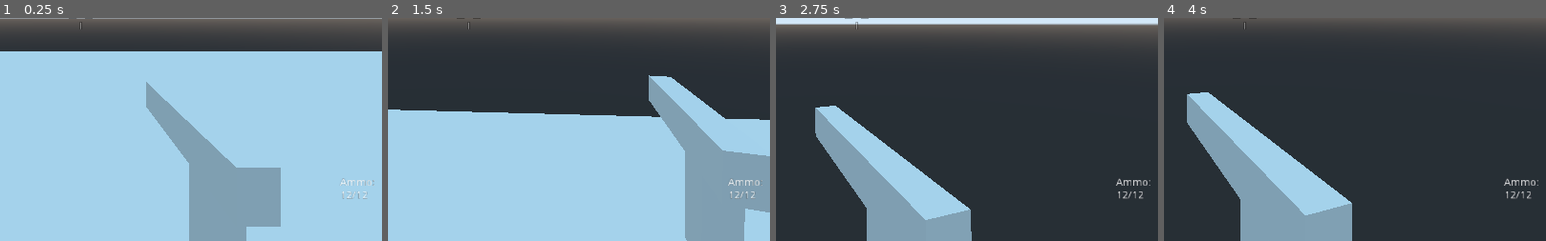
Above: before the commit, frames 1-4 (left to right).
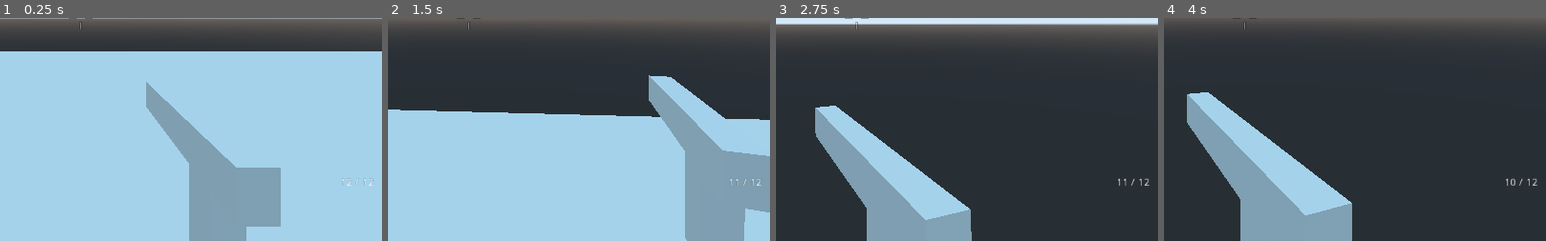
Above: after the commit, the same moments.

Repository: jsalisi/Unstable
Game: Godot game, scene res://levels/test.tscn
The game is run twice, just before and just after one commit, with the same random seed, the same clock (stepped at 60 frames per second) and the same inputs. This scene is started directly instead of the project's main scene.
Inputs (mouse positions are % of the whole screen's width and height, from its top left):
- Up to frame 1 (0.25 s): no input
- Up to frame 2 (1.5 s): move the mouse to (55, 50) at 0.52 s; hold Z 0.53-1.28 s; hold W from 0.53 s (still down); click (55, 50) at 0.67 s; tap Space at 0.77 s; move the mouse to (45, 50) at 1.27 s; tap Q at 1.35 s
- Up to frame 3 (2.75 s): keep holding W; tap Space at 1.52 s; move the mouse to (52, 48) at 2.02 s; hold Shift from 2.03 s (still down)
- Up to frame 4 (4 s): keep holding W; move the mouse to (49, 52) at 2.77 s; release Shift at 2.78 s; tap Ctrl at 2.85 s; click (49, 52) at 2.92 s; tap Space at 3.02, 3.77 s; move the mouse to (57, 51) at 3.52 s; hold F from 3.53 s (still down)
The pictures show only the part of the screen within x 39-89%, y 50-100%; the shares and areas given below are measured in that part.

The runs differ from the first frame. In frame 1, 0.2% of the frame differs, in the area x 89-98%, y 71-82%; in frame 2, 0.2%; in frame 3, 0.3%; in frame 4, 0.3%.
Error before the commit: Attempt to call function 'set_text' in base 'null instance' on a null instance. (res://player/abilities/shoot/ShootingRayCast.gd:131)

Commit message:
Updated ammo label to work across different scenes
The ammo UI label will now look for the label by the tree instead of using a predefined absolute path. Any scene/ level will work as long as it maintains the node structure "root/[level name]/UI/label"

Diff:
--- a/levels/prototype.tscn
+++ b/levels/prototype.tscn
@@ -79,7 +79,7 @@
 "_edit_use_anchors_": false
 }
 
-[node name="Label" type="Label" parent="UI"]
+[node name="ammo_label" type="Label" parent="UI"]
 anchor_right = 1.0
 margin_left = 833.0
 margin_top = 498.0
--- a/levels/test.tscn
+++ b/levels/test.tscn
@@ -67,7 +67,7 @@
 "_edit_use_anchors_": false
 }
 
-[node name="Label" type="Label" parent="UI"]
+[node name="ammo_label" type="Label" parent="UI"]
 anchor_left = 1.0
 anchor_top = 1.0
 anchor_right = 1.0
--- a/player/abilities/shoot/ShootingRayCast.gd
+++ b/player/abilities/shoot/ShootingRayCast.gd
@@ -16,7 +16,8 @@
 
 var current_ammo = 0
 
-onready var ammo_label = $"/root/prototype/UI/Label"
+#onready var ammo_label = $"/root/prototype/UI/ammo_label"
+onready var ammo_label = get_tree().get_root().find_node("ammo_label", true, false)
 
 var mouse_relative_x = 0
 var mouse_relative_y = 0
